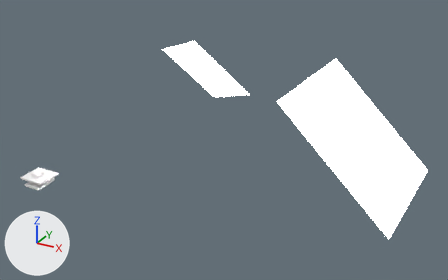
The Blender file rpi/camera/camera.blend, before and after one commit.
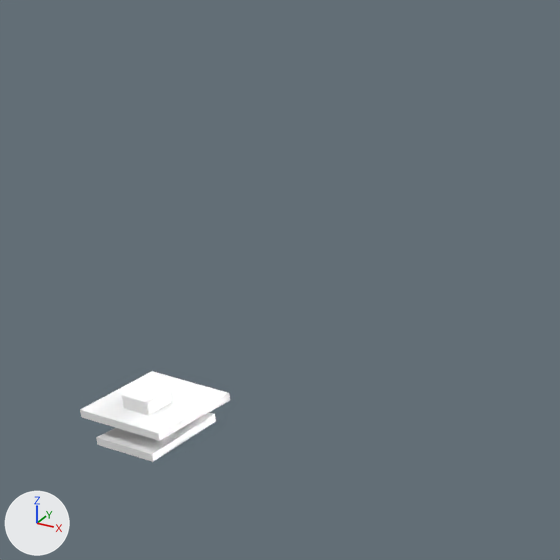
Each version is shown whole from a 50 mm lens placed at (408.0, -378.2, 275.5), pointed at (163.7, 66.1, 53.3), then close up on the part from 0% to 32% of the width and 26% to 77% of the height. The axes (+X, +Y, +Z) are drawn at lower left. The lights are the same throughout.

Names of what the first close-up shows: 'base', 'camera'.
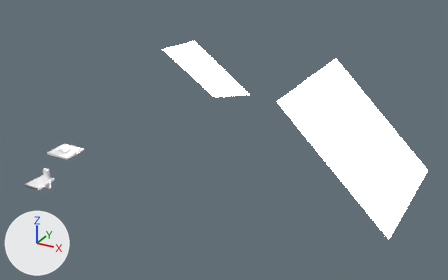
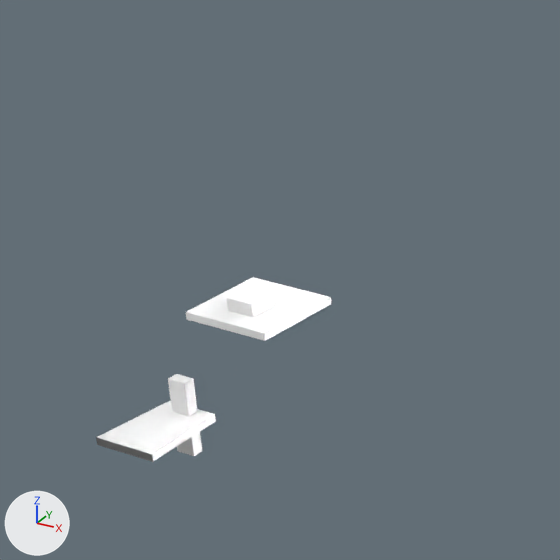
Scene script edits in JSON lines:
```json
{"op": "set", "path": "ob_camera.location", "old": "(0.0, 0.0, 6.8)", "new": "(9.7, 28.0, 23.4)"}
{"op": "remove", "block": "ob_cube_001", "code": "ob_cube_001.hide_viewport = True"}
```

Pixel boxes (x1, y1, x2, y2) of what changed, in the close-ups (560 x 560 px):
```json
{"object": "camera", "change": "moved", "before": [80, 371, 230, 441], "after": [186, 277, 331, 341]}
{"object": "Cube.001", "change": "shown", "after": [168, 374, 202, 456]}
```
